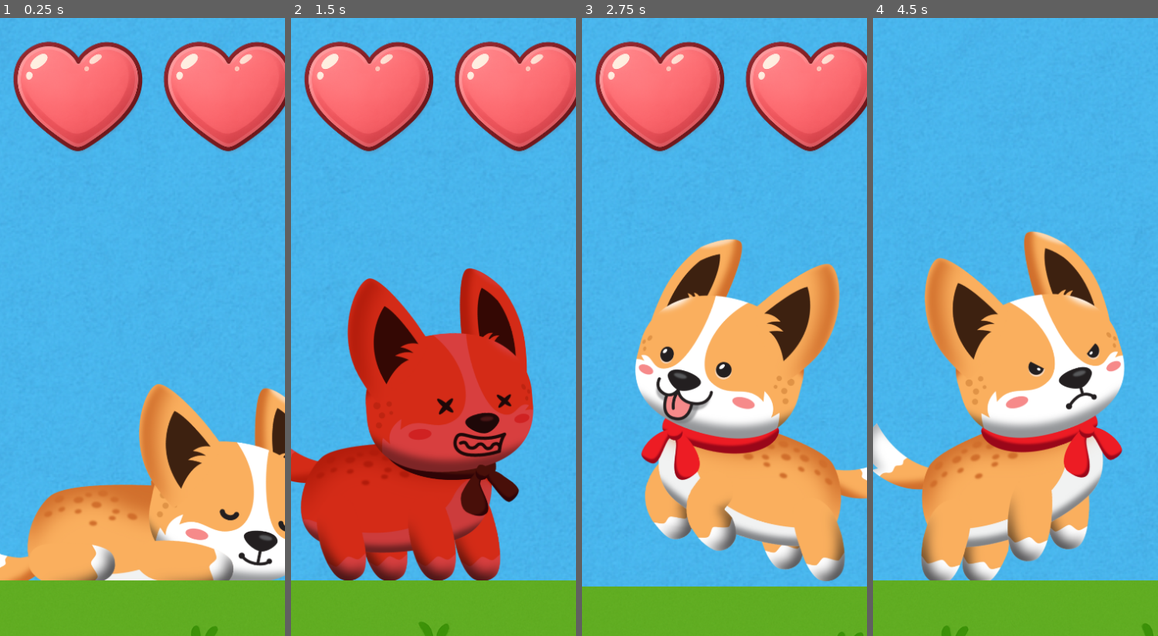
Above: before the commit, frames 1-4 (left to right).
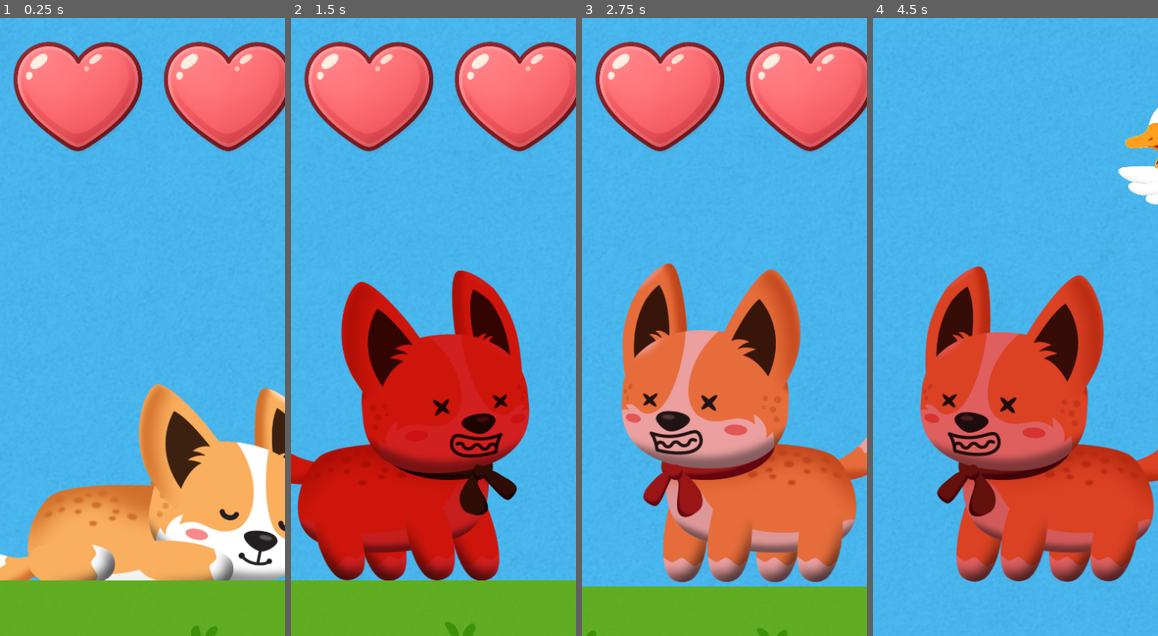
Above: after the commit, the same moments.

Repository: codyromano/chonki
Game: Godot game, scene res://scenes/level1.tscn
Two runs of this game, one before a commit and one after it. Both use one fixed random seed, a clock stepped at 60 frames per second and the inputs below. Sound files missing from this copy of the repository are replaced by a short silence.
Inputs:
- Up to frame 1 (0.25 s): no input
- Up to frame 2 (1.5 s): hold Right (ui_right) from 0.53 s (still down); tap D (push) at 0.6 s; tap Up (ui_up) at 0.77, 1.07 s; tap S (ram) at 1.35 s
- Up to frame 3 (2.75 s): tap Up (ui_up) at 1.52, 1.82 s; release Right (ui_right) at 2.03 s; hold Left (ui_left) from 2.03 s (still down); tap D (push) at 2.1 s
- Up to frame 4 (4.5 s): release Left (ui_left) at 2.78 s; hold Right (ui_right) 2.78-4.28 s; tap S (ram) at 2.85, 4.35 s; tap Up (ui_up) at 3.02, 3.32, 3.77, 4.07 s; tap D (push) at 3.6 s; hold Left (ui_left) from 4.28 s (still down)

The runs differ from the first frame. In frame 1, 0.3% of the frame differs, in the area x 0-100%, y 59-87%; in frame 2, 10%; in frame 3, 34%; in frame 4, 46%, in the area x 0-100%, y 14-100%.

Commit message:
refactor chonki boy

Diff:
--- a/scenes/chonki.gd
+++ b/scenes/chonki.gd
@@ -29,16 +29,8 @@
 
 func on_player_hit() -> void:
 	GlobalSignals.heart_lost.emit()
-
-	sprite.play("ouch")
 	$ChonkiCharacter/AudioOuch.play()
 	hit_time = Time.get_unix_time_from_system()
-
-	# Store the original collision mask (layers 1 and 2)
-	# original_collision_mask = body.collision_mask
-
-	# Set collision mask to only layer 1 (bit 0)
-	# body.collision_mask = 1
 
 func _physics_process(delta: float) -> void:
 	handle_movement(delta)
@@ -51,7 +43,7 @@
 
 	var current_time = Time.get_unix_time_from_system()
 	if hit_time != null && current_time - hit_time <= HIT_RECOVERY_TIME:
-		velocity.x = 1000 if sprite.flip_h else -1000
+		velocity.x = 2000 if sprite.flip_h else -2000
 		velocity.y = 1000
 		body.velocity = velocity
 		return
@@ -120,47 +112,67 @@
 
 	return null
 
+func get_player_injured_sprite():
+	var current_time: int = Time.get_unix_time_from_system()
+	return "ouch" if hit_time != null && current_time - hit_time <= HIT_RECOVERY_TIME else null
+
+func get_run_sprite():
+	if velocity.x != 0:
+		if not run_sound.playing:
+			run_sound.play()
+		return "run"
+	return null
+
+func get_jump_sprite():
+	if not body.is_on_floor():
+		run_sound.stop()
+		return "jump"
+	return null
+
+func get_sleep_sprite():
+	var secs_since_action = Time.get_unix_time_from_system() - last_action_time
+	if secs_since_action >= 15:
+		return "sleep"
+	return null
+
+func get_rest_sprite():
+	var secs_since_action = Time.get_unix_time_from_system() - last_action_time
+	if secs_since_action >= 5:
+		return "rest"
+	return null
+
+func get_idle_sprite():
+	return "idle"
+
+func handle_sprite_flip():
+	if Input.is_action_just_pressed("ui_left"):
+		sprite.flip_h = true
+	elif Input.is_action_just_pressed("ui_right"):
+		sprite.flip_h = false
 
 func update_sprite() -> void:
-	var attack_sprite = get_attack_sprite()
-	if attack_sprite != null:
-		sprite.play(attack_sprite)
-		return
-
-	var current_time: int = Time.get_unix_time_from_system()
-	if hit_time != null && current_time - hit_time >= HIT_RECOVERY_TIME && sprite.animation == "ouch":
-		sprite.play("idle")
-		print("idle.1")
+	# Different types of sprites for the player character,
+	# sorted by priority. Each returns a string or null
+	var possible_next_sprites = [
+		get_player_injured_sprite(),
+		get_attack_sprite(),
+		get_jump_sprite(),
+		get_run_sprite(),
+		get_sleep_sprite(),
+		get_rest_sprite(),
+		get_idle_sprite()
+	]
 
 	var is_taking_action: bool = false
-	var current_animation = sprite.animation
 
+	# Track the last action item forthe purpose of playing a
+	# a rest, the sleep, animation after a period of inactivity
+	if velocity.x != 0 or Input.is_action_just_pressed("ui_left") or Input.is_action_just_pressed("ui_right"):
+		last_action_time = Time.get_unix_time_from_system()
 
-	if current_animation == "ouch" and sprite.is_playing():
-		return
-	elif velocity.x != 0:
-		sprite.play("run")
-		if not run_sound.playing:
-			run_sound.play()
-		is_taking_action = true
-
-	if not body.is_on_floor() &&  attack_sprite == null:
-		sprite.play("jump")
-		run_sound.stop()
-
-	if Input.is_action_just_pressed("ui_left"):
-		sprite.flip_h = true
-		is_taking_action = true
-	elif Input.is_action_just_pressed("ui_right"):
-		is_taking_action = true
-		sprite.flip_h = false
-	var secs_since_action = Time.get_unix_time_from_system() - last_action_time
-
-	if is_taking_action:
-		last_action_time = Time.get_unix_time_from_system()
-	elif secs_since_action >= 15:
-		sprite.play("sleep")
-	elif secs_since_action >= 5:
-		sprite.play("rest")
-	else:
-		sprite.play("idle")
+	# Find the first valid sprite and play it
+	for next_sprite in possible_next_sprites:
+		if next_sprite != null:
+			sprite.play(next_sprite)
+			handle_sprite_flip()
+			return
